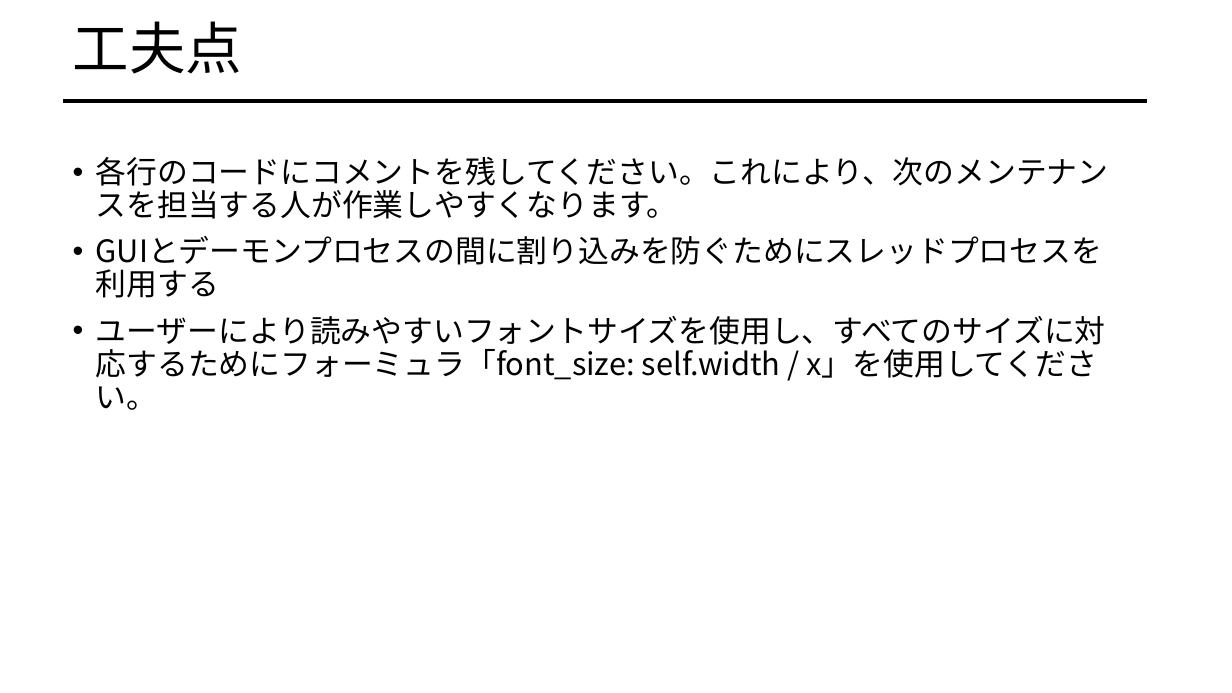
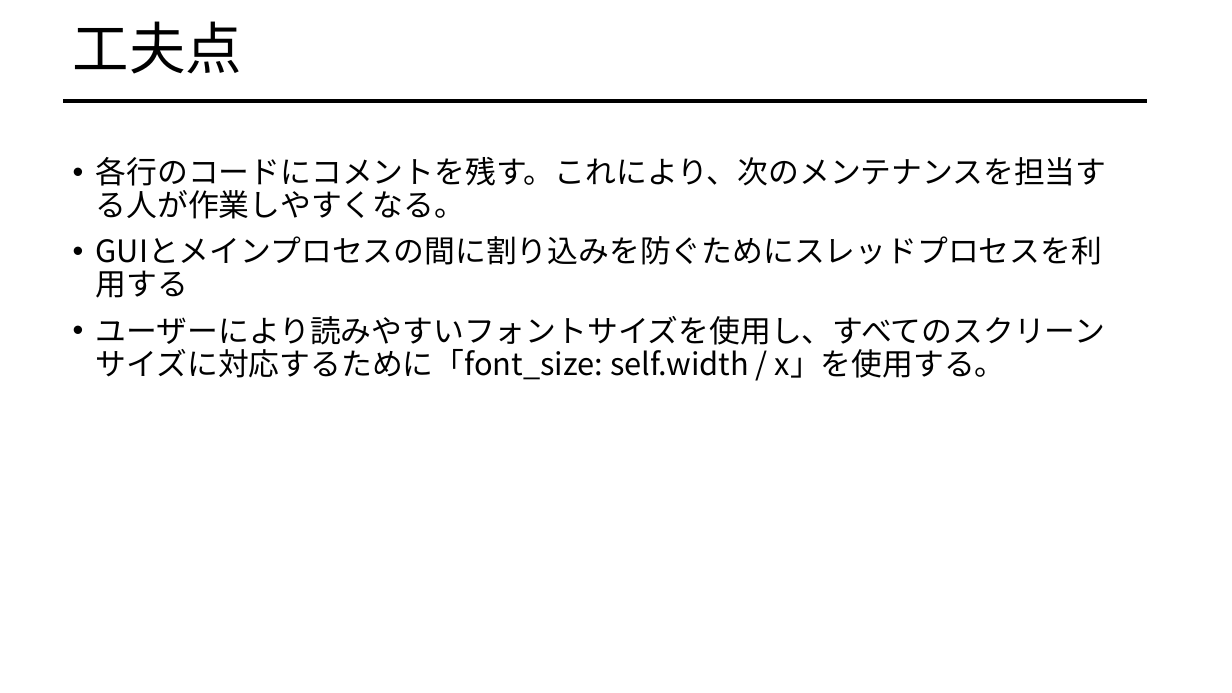
Before and after one commit to afiqfadzil/pythonProject1, a slide deck: slide 21 of LOCOMOTION.pptx (slide 22 before the commit). Drawn at 1232x693 pixels with LibreOffice and Linux fonts; fonts in the diff are those of the drawing. Boxes give left, top, right and bottom in pixels: in the first picture for what was removed or moved away, otherwise in the second. Text is boxed around its words. In the diff, an @@ line names an element or a change of style, - is before the commit and + after.

```diff
--- a/LOCOMOTION.pptx
+++ b/LOCOMOTION.pptx
@@ text at bbox=[96, 157, 1107, 380]: text changed @@
-• 各行のコードにコメントを残してください。これにより、次のメンテナンスを担当する人が作業しやすくなります。
-• GUIとデーモンプロセスの間に割り込みを防ぐためにスレッドプロセスを利用する
-• ユーザーにより読みやすいフォントサイズを使用し、すべてのサイズに対応するためにフォーミュラ「font_size: self.width / x」を使用してください。
+• 各行のコードにコメントを残す。これにより、次のメンテナンスを担当する人が作業しやすくなる。
+• GUIとメインプロセスの間に割り込みを防ぐためにスレッドプロセスを利用する
+• ユーザーにより読みやすいフォントサイズを使用し、すべてのスクリーンサイズに対応するために「font_size: self.width / x」を使用する。
```
Also in this commit, not shown: 11 other slides changed, 1 slide removed.
